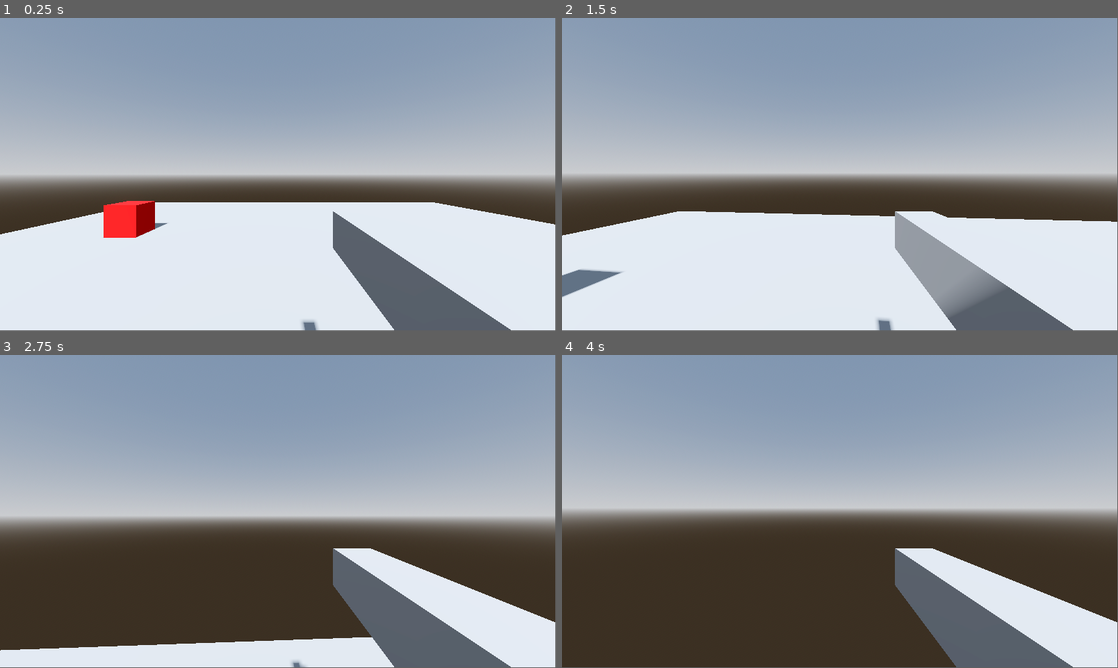
Above: before the commit, frames 1-4 (two rows, left to right).
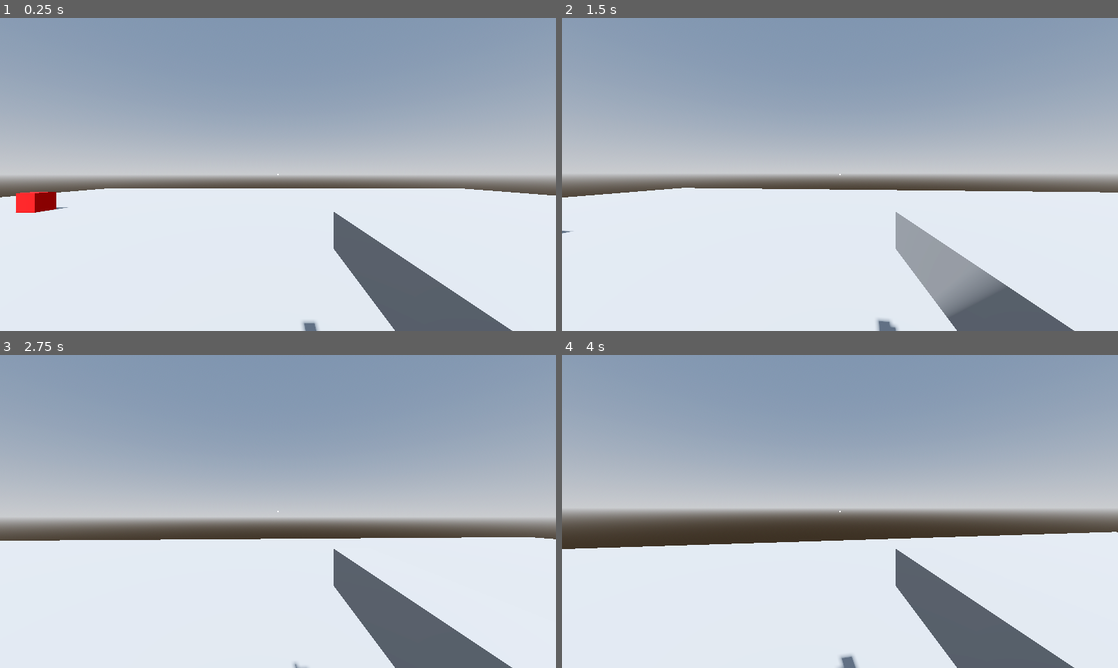
Above: after the commit, the same moments.

Repository: EnderiousGaming/R0-0TRoguelike
Game: Godot game, scene res://scenes/world.tscn
Two runs of this game, one before a commit and one after it. Both use one fixed random seed, a clock stepped at 60 frames per second and the inputs below.
Inputs (mouse positions are in pixels of both pictures, inside the frame that each line leads up to):
- Up to frame 1 (0.25 s): no input
- Up to frame 2 (1.5 s): tap Enter (ui_accept) at 0.5, 0.77 s; move the mouse to (867, 171) at 0.52 s; hold Up (ui_up) from 0.53 s (still down); click (867, 171) at 0.6 s; move the mouse to (812, 174) at 1.27 s; click (812, 174) at 1.35 s
- Up to frame 3 (2.75 s): keep holding Up (ui_up); tap Enter (ui_accept) at 1.52 s; move the mouse to (289, 505) at 2.02 s; click (289, 505) at 2.1 s
- Up to frame 4 (4 s): keep holding Up (ui_up); move the mouse to (834, 514) at 2.77 s; click (834, 514) at 2.85 s; tap Enter (ui_accept) at 3.02, 3.77 s; move the mouse to (878, 514) at 3.52 s; click (878, 514) at 3.6 s
In our replay, the window is 799x449 before the commit and 800x450 after it. These sizes can differ from the game's own. Grey fills any space a smaller window leaves; there, only what the larger window draws over its background counts as a difference.

The runs differ from the first frame. In frame 1, 7.2% of the frame differs, in the area x 0-100%, y 0-100%; in frame 2, 9.2%; in frame 3, 26%; in frame 4, 31%.

Commit message:
Added enemy chase AI, locked resolution to 1280x720

Diff:
--- a/project.godot
+++ b/project.godot
@@ -13,7 +13,14 @@
 config/name="R0-0T_Roguelike"
 run/main_scene="uid://dbhrcwgu5wykn"
 config/features=PackedStringArray("4.6", "Forward Plus")
+boot_splash/show_image=false
 config/icon="res://icon.svg"
+
+[display]
+
+window/size/viewport_width=1280
+window/size/viewport_height=720
+window/size/resizable=false
 
 [input]
 
--- a/scenes/enemy.gd
+++ b/scenes/enemy.gd
@@ -1,14 +1,40 @@
 extends CharacterBody3D
 
 var health = 3
+const SPEED = 3.0
+var player = null
 
+func _ready():
+	# Search for the lowercase "player" tag
+	player = get_tree().get_first_node_in_group("player")
+
+	# DEBUGGING: Tell us if the search worked!
+	if player == null:
+		print("ERROR: Enemy spawned but cannot find 'player' in groups!")
+	else:
+		print("Target Acquired: Hunting R0-0T.")
+
+func _physics_process(_delta): # Warning fixed here!
+	# If the player exists, hunt them down
+	if player:
+		var direction = (player.global_position - global_position).normalized()
+		direction.y = 0
+
+		velocity.x = direction.x * SPEED
+		velocity.z = direction.z * SPEED
+
+		move_and_slide()
+
+# --- COMBAT LOGIC ---
 func take_damage(amount):
 	health -= amount
 	print("Enemy hit! Health remaining: ", health)
+
+	velocity = -velocity * 2
 
 	if health <= 0:
 		die()
 
 func die():
 	print("Enemy destroyed!")
-	queue_free() # This completely deletes the node from the game
+	queue_free()
--- a/scenes/player.gd
+++ b/scenes/player.gd
@@ -15,11 +15,19 @@
 	Input.set_mouse_mode(Input.MOUSE_MODE_CAPTURED)
 
 func _unhandled_input(event):
-	if event is InputEventMouseMotion:
-		rotate_y(-event.relative.x * mouse_sensitivity)
-		head.rotate_x(-event.relative.y * mouse_sensitivity)
-		head.rotation.x = clamp(head.rotation.x, deg_to_rad(-89), deg_to_rad(89))
+	# 1. CLICK TO CAPTURE: If we click the left mouse button, lock the mouse!
+	if event is InputEventMouseButton:
+		if event.button_index == MOUSE_BUTTON_LEFT and event.pressed:
+			Input.set_mouse_mode(Input.MOUSE_MODE_CAPTURED)
 
+	# 2. LOOK AROUND: Only rotate the camera IF the mouse is currently locked
+	if Input.get_mouse_mode() == Input.MOUSE_MODE_CAPTURED:
+		if event is InputEventMouseMotion:
+			rotate_y(-event.relative.x * mouse_sensitivity)
+			head.rotate_x(-event.relative.y * mouse_sensitivity)
+			head.rotation.x = clamp(head.rotation.x, deg_to_rad(-89), deg_to_rad(89))
+
+	# 3. ESCAPE HATCH: Press ESC to free the mouse so you can close the window
 	if event.is_action_pressed("ui_cancel"):
 		Input.set_mouse_mode(Input.MOUSE_MODE_VISIBLE)
 
--- a/scenes/player.tscn
+++ b/scenes/player.tscn
@@ -8,7 +8,7 @@
 
 [sub_resource type="BoxMesh" id="BoxMesh_3vyb7"]
 
-[node name="Player" type="CharacterBody3D" unique_id=665301636]
+[node name="Player" type="CharacterBody3D" unique_id=665301636 groups=["player"]]
 script = ExtResource("1_3vyb7")
 
 [node name="CollisionShape3D" type="CollisionShape3D" parent="." unique_id=1719778784]
@@ -29,3 +29,19 @@
 
 [node name="RayCast3D" type="RayCast3D" parent="Head/Camera3D" unique_id=1732086380]
 target_position = Vector3(0, 0, -50)
+
+[node name="HUD" type="CanvasLayer" parent="." unique_id=961869898]
+
+[node name="Crosshair" type="ColorRect" parent="HUD" unique_id=282467951]
+anchors_preset = 8
+anchor_left = 0.5
+anchor_top = 0.5
+anchor_right = 0.5
+anchor_bottom = 0.5
+offset_left = -2.0
+offset_top = -2.0
+offset_right = 2.0
+offset_bottom = 2.0
+grow_horizontal = 2
+grow_vertical = 2
+mouse_filter = 2
--- a/scenes/world.tscn
+++ b/scenes/world.tscn
@@ -27,16 +27,16 @@
 
 [node name="CSGBox3D" type="CSGBox3D" parent="." unique_id=96458215]
 use_collision = true
-size = Vector3(20, 1, 20)
+size = Vector3(50, 1, 50)
 
 [node name="Player" parent="." unique_id=665301636 instance=ExtResource("1_nnsk1")]
 transform = Transform3D(1, 0, 0, 0, 1, 0, 0, 0, 1, -0.9011092, 1.6220384, 4.196512)
 
 [node name="Enemy" parent="." unique_id=1355696254 instance=ExtResource("2_rwgxs")]
-transform = Transform3D(1, 0, 0, 0, 1, 0, 0, 0, 1, -5.5347385, 1, 6.760109)
+transform = Transform3D(1, 0, 0, 0, 1, 0, 0, 0, 1, -17.802523, 1, 9.905136)
 
 [node name="Enemy2" parent="." unique_id=227273080 instance=ExtResource("2_rwgxs")]
-transform = Transform3D(1, 0, 0, 0, 1, 0, 0, 0, 1, -6.332243, 1, 3.3740954)
+transform = Transform3D(1, 0, 0, 0, 1, 0, 0, 0, 1, -15.400453, 1, 3.3740954)
 
 [node name="Enemy3" parent="." unique_id=901211199 instance=ExtResource("2_rwgxs")]
-transform = Transform3D(1, 0, 0, 0, 1, 0, 0, 0, 1, -5.817487, 0.99999905, -2.6392164)
+transform = Transform3D(1, 0, 0, 0, 1, 0, 0, 0, 1, -14.585904, 0.99999905, -7.3681755)
